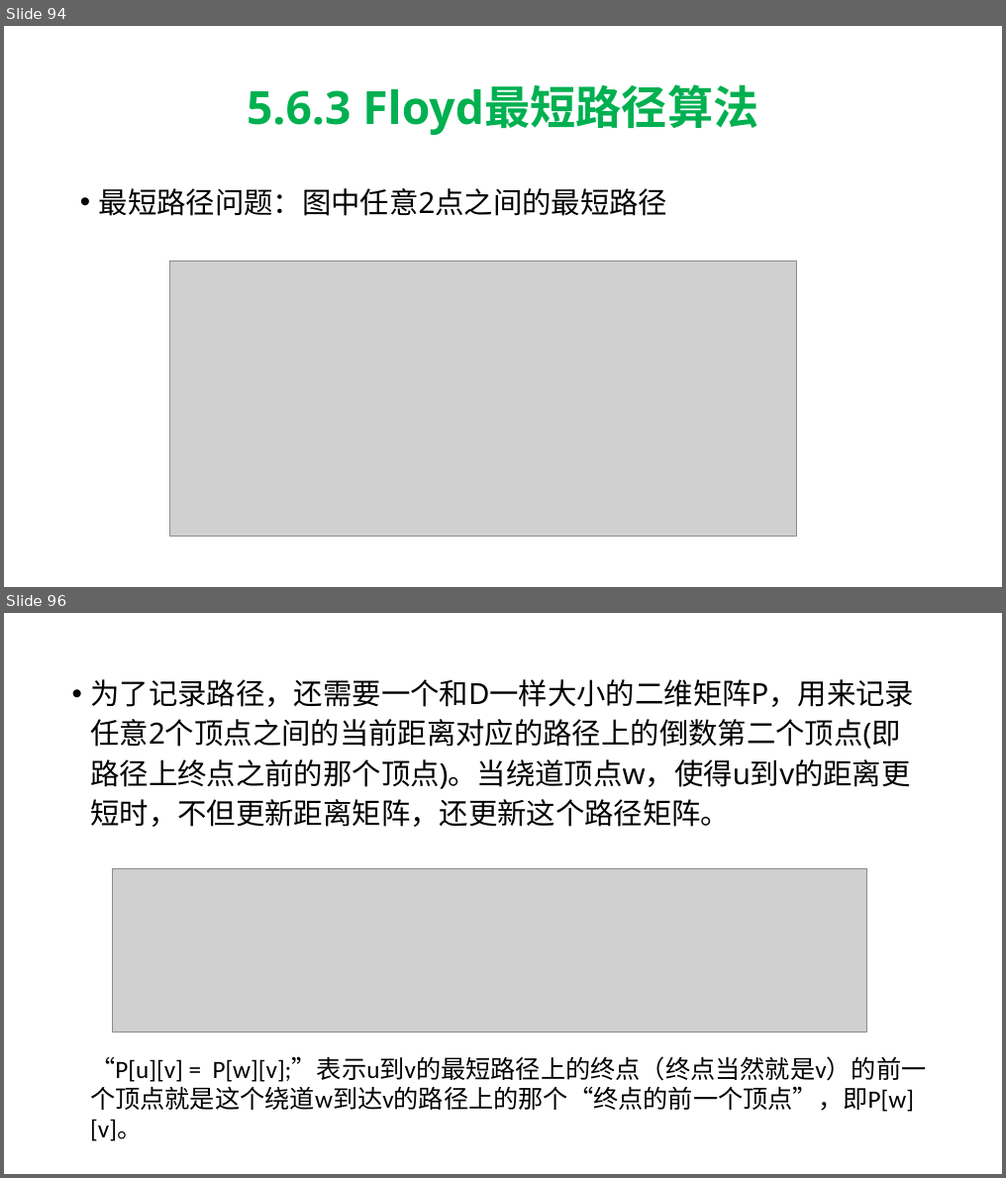
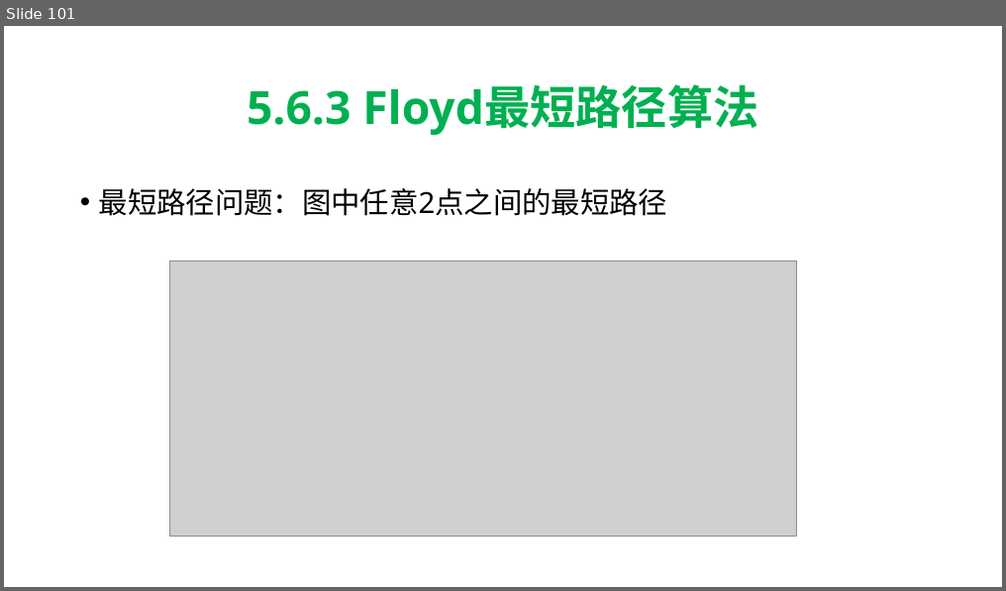
Before and after one commit to hwdong-net/cplusplus17, a slide deck: ppt/第5章 复合类型.pptx. Shown one above the other, each under a label of ours: slides 94 and 96 before the commit, slide 101 after it; the slides between them are not shown. The pictures are 1006x1178 and 1006x591 pixels, drawn with LibreOffice and Linux fonts; fonts in the diff are those of the drawing; grey boxes stand for pictures. Boxes give left, top, right and bottom in pixels: in the first picture for what was removed or moved away, otherwise in the second. Text is boxed around its words. In the diff, an @@ line names an element or a change of style, - is before the commit and + after.

```diff
--- a/ppt/第5章 复合类型.pptx
+++ b/ppt/第5章 复合类型.pptx
@@ slide 96 removed at [4,613,1002,1174], background #FFFFFF @@
@@ text removed at [90,679,914,827] @@
-• 为了记录路径，还需要一个和D一样大小的二维矩阵P，用来记录任意2个顶点之间的当前距离对应的路径上的倒数第二个顶点(即路径上终点之前的那个顶点)。当绕道顶点w，使得u到v的距离更短时，不但更新距离矩阵，还更新这个路径矩阵。
@@ picture removed at [113,869,866,1033] @@
@@ text removed at [90,1058,927,1112] @@
-“P[u][v] = P[w][v];”表示u到v的最短路径上的终点（终点当然就是v）的前一个顶点就是这个绕道w到达v的路径上的那个“终点的前一个顶点”，即P[w][v]。
@@ what was slide 94 is now slide 101 @@
```
Also in this commit, not shown: 10 slides changed, 18 slides added.
